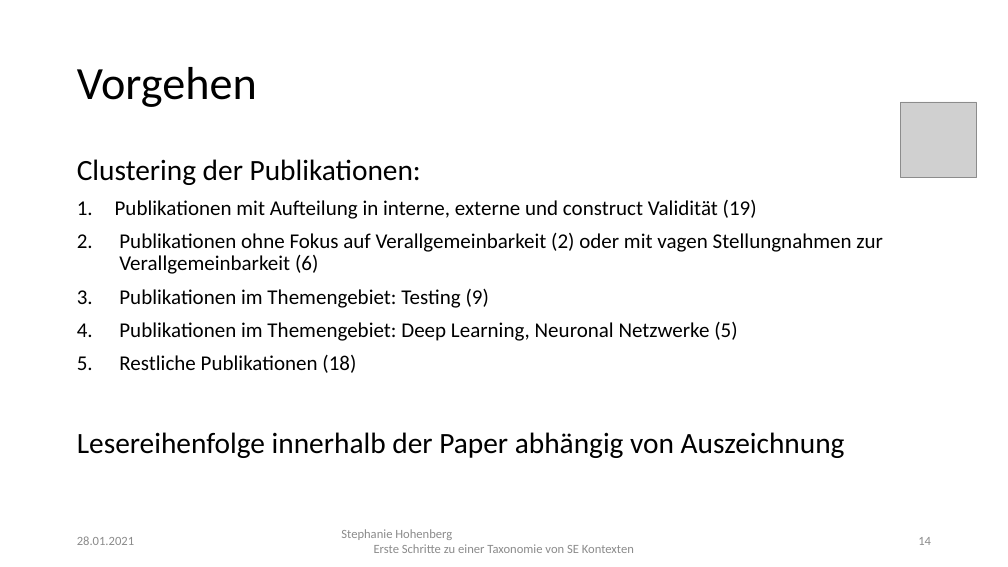
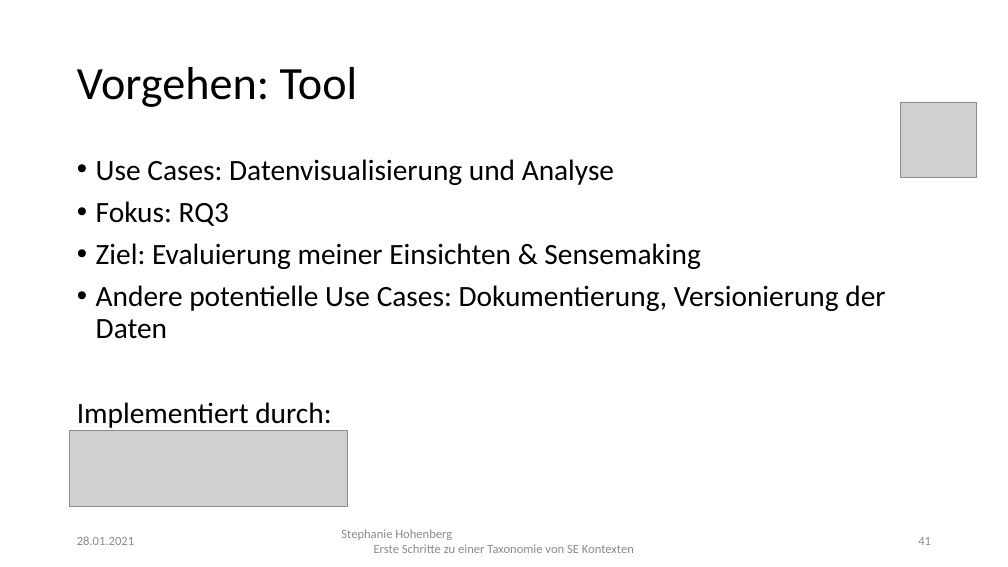
Before and after one commit to StephanieHohenberg/TSEK-Analyzer, a slide deck: slide 41 of documents/presentation.pptx (slide 14 before the commit). Drawn at 1008x567 pixels with LibreOffice and Linux fonts; fonts in the diff are those of the drawing; grey boxes stand for pictures. Boxes give left, top, right and bottom in pixels: in the first picture for what was removed or moved away, otherwise in the second. Text is boxed around its words. In the diff, an @@ line names an element or a change of style, - is before the commit and + after.

```diff
--- a/documents/presentation.pptx
+++ b/documents/presentation.pptx
@@ title at (77,67,358,107): text changed @@
-Vorgehen
+Vorgehen: Tool
@@ text at (77,159,885,428): text changed; size 20 to 28 pt @@
-Clustering der Publikationen:
-1. Publikationen mit Aufteilung in interne, externe und construct Validität (19)
-2. Publikationen ohne Fokus auf Verallgemeinbarkeit (2) oder mit vagen Stellungnahmen zur Verallgemeinbarkeit (6)
-3. Publikationen im Themengebiet: Testing (9)
-4. Publikationen im Themengebiet: Deep Learning, Neuronal Netzwerke (5)
-5. Restliche Publikationen (18)
-Lesereihenfolge innerhalb der Paper abhängig von Auszeichnung
+• Use Cases: Datenvisualisierung und Analyse
+• Fokus: RQ3
+• Ziel: Evaluierung meiner Einsichten & Sensemaking
+• Andere potentielle Use Cases: Dokumentierung, Versionierung der Daten
+Implementiert durch:
@@ picture added at (70,431,348,507) @@
@@ page number at (918,537,931,545): text changed @@
-14
+41
```
Also in this commit, not shown: 20 other slides changed, 29 slides added, 1 slide removed, 3 other files.
